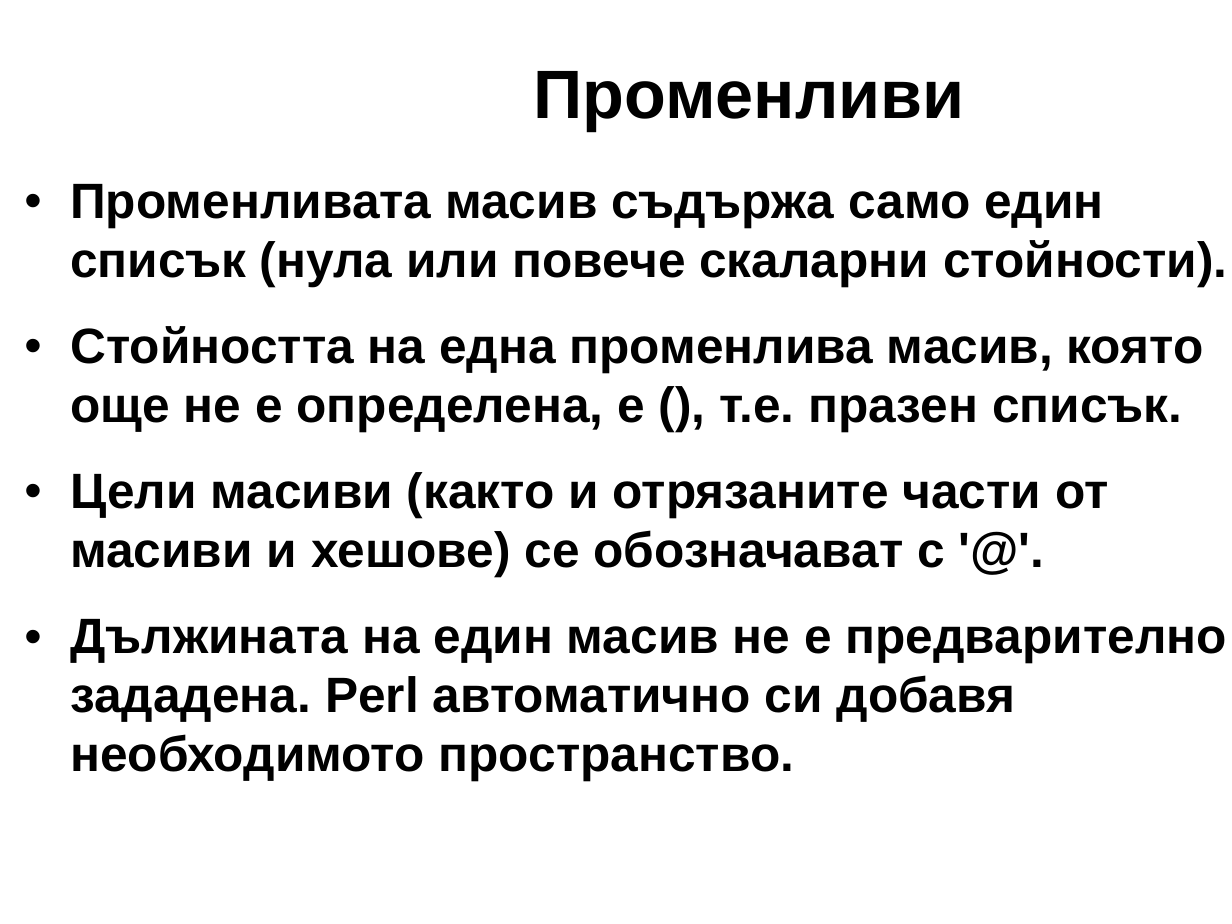
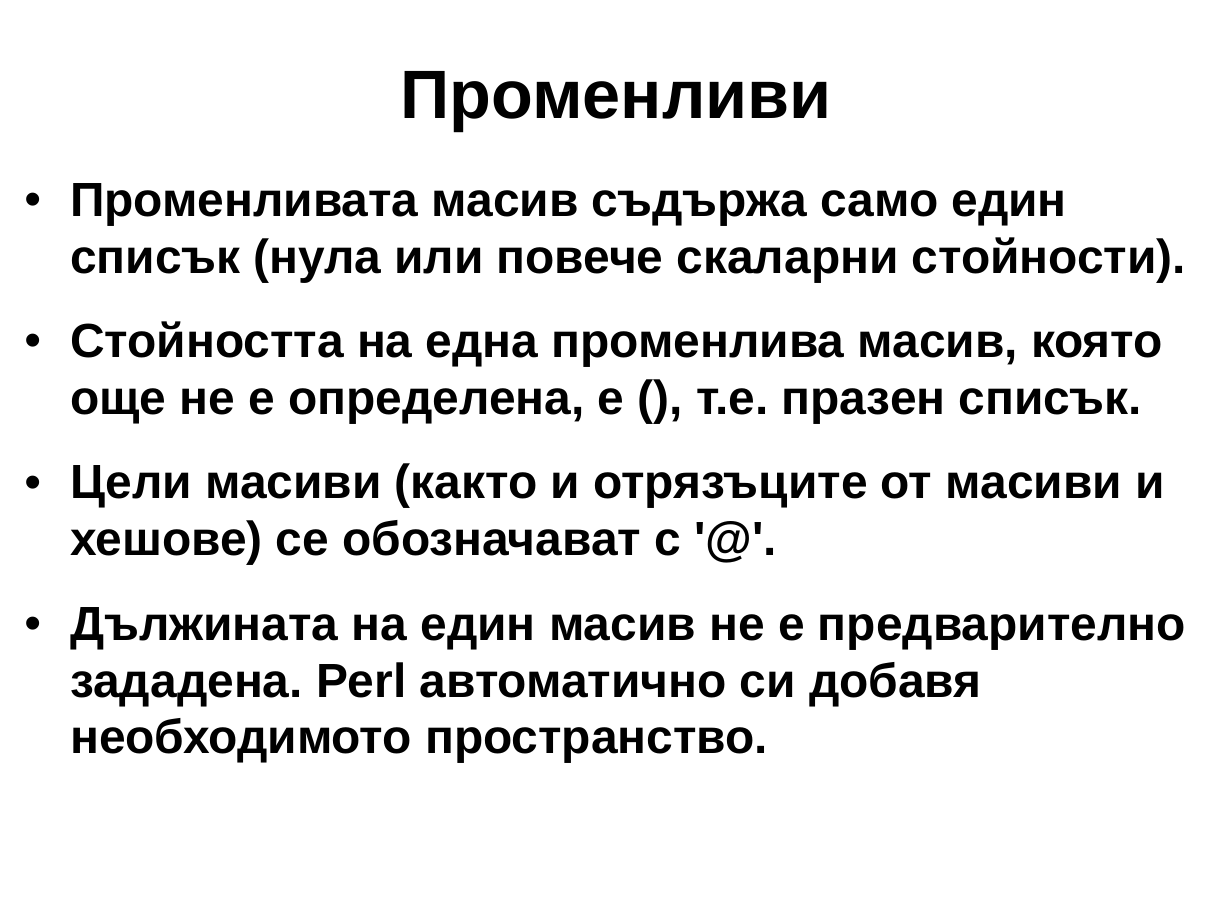
Before and after one commit to kberov/PerlProgrammingCourse, a slide deck: slide 7 of 03_list_and_arrays_bg.odp. Drawn at 1232x924 pixels with LibreOffice and Linux fonts; fonts in the diff are those of the drawing; background and template pictures are left out. Boxes give left, top, right and bottom in pixels: in the first picture for what was removed or moved away, otherwise in the second. Text is boxed around its words. In the diff, an @@ line names an element or a change of style, - is before the commit and + after.

Commit message:
списъци и масиви

```diff
--- a/03_list_and_arrays_bg.odp
+++ b/03_list_and_arrays_bg.odp
@@ title "Променливи": place and size @@
-title "Променливи" at (534, 71, 965, 131)
+title "Променливи" at (400, 71, 831, 131)
@@ title "Променливи" at (400, 71, 831, 131): alignment left to centre @@
@@ text at (70, 183, 1186, 763): size 29 to 28 pt in "Променливата масив съдържа само един списък (нула ...", "Стойността на една променлива масив, която още ...", "Дължината на един масив не е предварително ..." @@
@@ text at (70, 463, 1164, 564): text changed; size 29 to 28 pt @@
-• Цели масиви (както и отрязаните части от масиви и хешове) се обозначават с '@'.
+• Цели масиви (както и отрязъците от масиви и хешове) се обозначават с '@'.
```
Also in this commit, not shown: 25 other slides changed, 1 other file.
